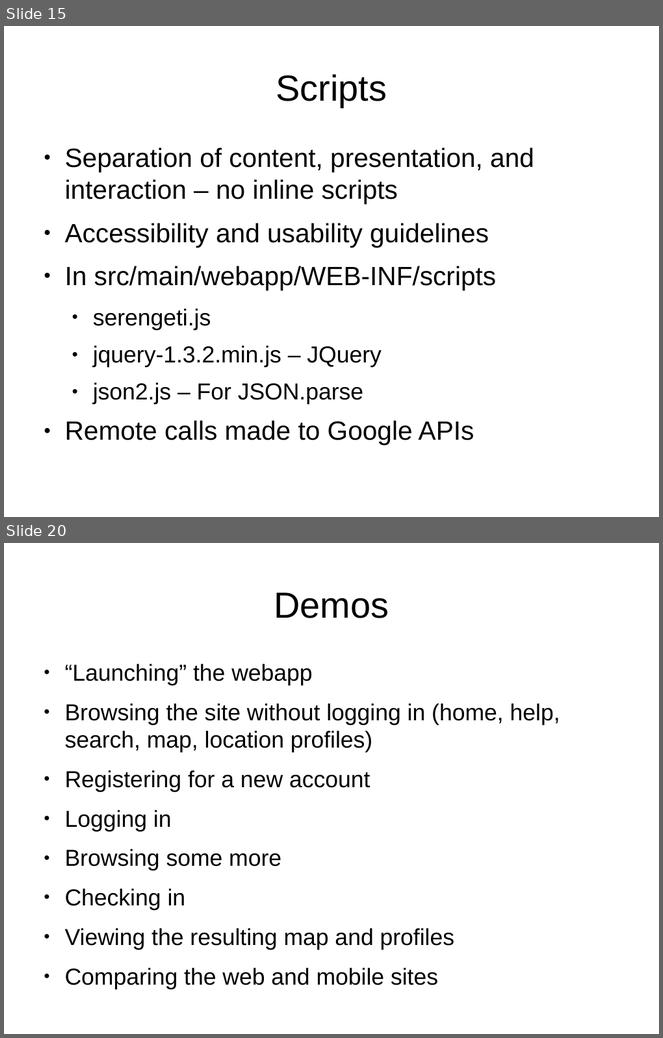
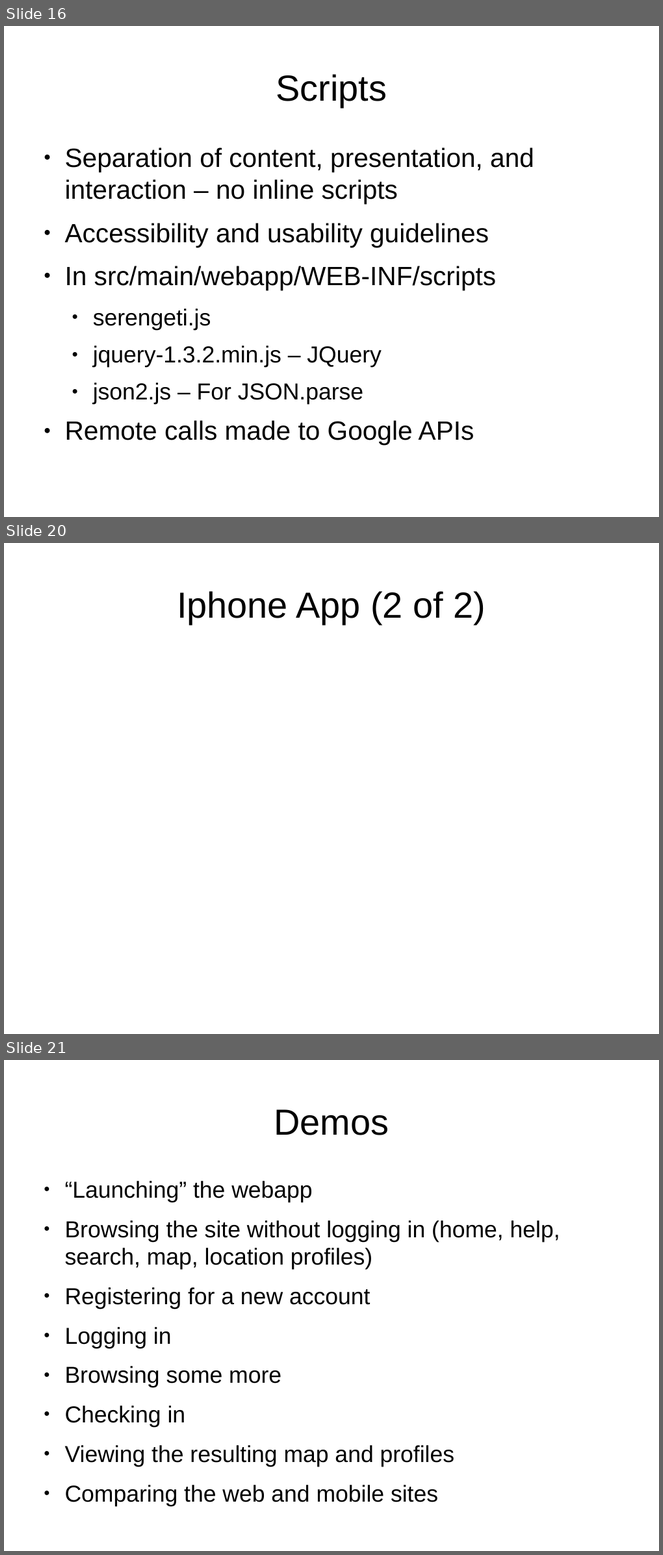
Before and after one commit to lmucs/playserengeti, a slide deck: serengeti/src/site/serengeti.odp. Shown one above the other, each under a label of ours: slides 15 and 20 before the commit, slides 16, 20 and 21 after it; the slides between them are not shown. The pictures are 663x1038 and 663x1555 pixels, drawn with LibreOffice and Linux fonts; fonts in the diff are those of the drawing. Boxes give left, top, right and bottom in pixels: in the first picture for what was removed or moved away, otherwise in the second. Text is boxed around its words. In the diff, an @@ line names an element or a change of style, - is before the commit and + after.

```diff
--- a/serengeti/src/site/serengeti.odp
+++ b/serengeti/src/site/serengeti.odp
@@ slide 20 added at bbox=[4, 543, 659, 1034], background #FFFFFF @@
@@ title added at bbox=[177, 591, 486, 624], 44 pt, text #000000 @@
+Iphone App (2 of 2)
@@ what was slide 15 is now slide 16 @@
@@ what was slide 20 is now slide 21 @@
```
Also in this commit, not shown: 5 slides changed, 3 other slides added, 3 slides removed.
